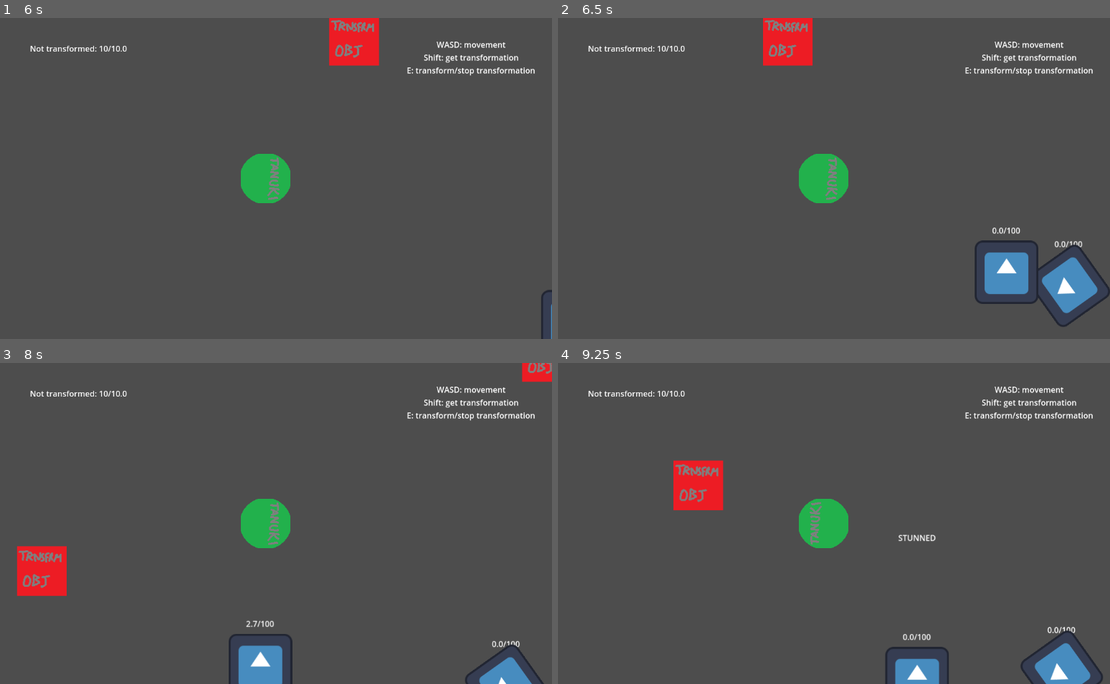
Above: before the commit, frames 1-4 (two rows, left to right).
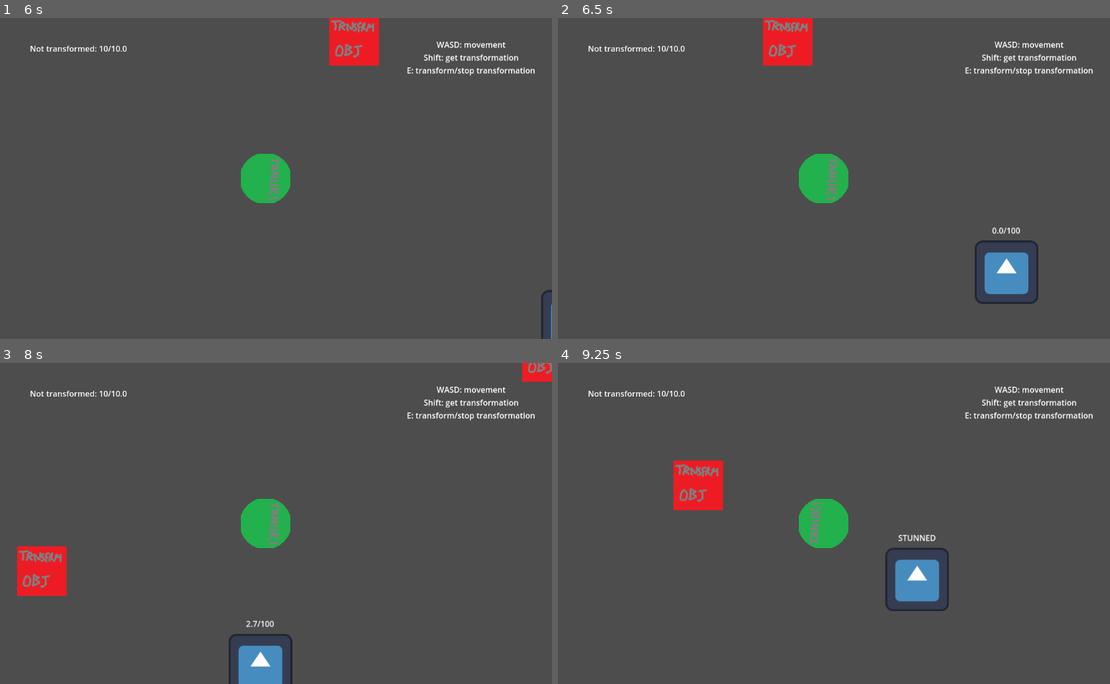
Above: after the commit, the same moments.

Repository: FinalExa/Tanuki
Game: Godot game, scene res://_Scenes/TestLevel.tscn
Two runs of this game, one before a commit and one after it. Both use one fixed random seed, a clock stepped at 60 frames per second and the inputs below. This scene is started directly instead of the project's main scene. The engine's default icon, where the game draws it, is replaced by a stand-in: a white triangle on a blue panel in a dark square.
Inputs (mouse positions are in pixels of both pictures, inside the frame that each line leads up to):
- Up to frame 1 (6 s): tap Enter at 0.5, 5.75 s; move the mouse to (391, 162) at 0.52 s; hold D (right) 0.53-1.28 s; click (391, 162) at 0.6 s; move the mouse to (149, 194) at 1.27 s; hold S (down) 1.28-2.03 s; tap Shift (interact) at 1.35, 3.6, 5.85 s; tap Space at 2 s; move the mouse to (320, 107) at 2.02 s; hold D (right) 2.03-2.78 s; tap E (transformation) at 2.1, 4.35 s; move the mouse to (237, 242) at 2.77 s; hold W (up) 2.78-3.53 s; click (237, 242) at 2.85 s; move the mouse to (436, 226) at 3.52 s; hold A (left) 3.53-5.03 s; move the mouse to (93, 130) at 4.27 s; move the mouse to (292, 178) at 5.02 s; hold S (down) 5.03-5.78 s; click (292, 178) at 5.1 s; move the mouse to (182, 98) at 5.77 s; hold D (right) from 5.78 s (still down)
- Up to frame 2 (6.5 s): keep holding D (right)
- Up to frame 3 (8 s): move the mouse to (391, 507) at 6.52 s; release D (right) at 6.53 s; hold W (up) 6.53-7.28 s; tap E (transformation) at 6.6 s; move the mouse to (149, 539) at 7.27 s; hold D (right) from 7.28 s (still down); click (149, 539) at 7.35 s
- Up to frame 4 (9.25 s): move the mouse to (878, 452) at 8.02 s; release D (right) at 8.03 s; hold S (down) 8.03-8.78 s; tap Shift (interact) at 8.1 s; move the mouse to (795, 587) at 8.77 s; hold A (left) from 8.78 s (still down); tap E (transformation) at 8.85 s

Frame 1 is identical in both runs. In frame 2, 1.4% of the frame differs, in the area x 87-100%, y 69-97%; in frame 3, 0.7%; in frame 4, 3.3%, in the area x 59-99%, y 57-100%.

Commit message:
Guard fix and map fix
- Now guards will follow the path correctly (it was the Navmesh pivot, remember to set it always to 0 ; 0);
- Polygons of the map have been improved.

Diff:
--- a/PlayerCharacter/PlayerCharacter.tscn
+++ b/PlayerCharacter/PlayerCharacter.tscn
@@ -6,7 +6,7 @@
 [ext_resource type="PackedScene" uid="uid://cek5x81rd0yiw" path="res://UI/ui.tscn" id="2_d3p1y"]
 [ext_resource type="Texture2D" uid="uid://dyiale1jrkaxh" path="res://PlayerCharacter/Sprites/PlayerSprite.png" id="2_qjwsv"]
 [ext_resource type="Script" path="res://PlayerCharacter/Scripts/TransformationChange.gd" id="3_bjmh7"]
-[ext_resource type="PackedScene" uid="uid://bqguar4cro7y5" path="res://PlayerCharacter/Tail.tscn" id="6_gubbw"]
+[ext_resource type="PackedScene" uid="uid://bqguar4cro7y5" path="res://PlayerCharacter/tail.tscn" id="6_gubbw"]
 [ext_resource type="Script" path="res://PlayerCharacter/Scripts/PlayerAttack.gd" id="8_eoajp"]
 [ext_resource type="Script" path="res://PlayerCharacter/Scripts/AttackHitbox.gd" id="9_xmiyi"]
 
--- a/_Scenes/TestLevel.tscn
+++ b/_Scenes/TestLevel.tscn
@@ -6,14 +6,13 @@
 [ext_resource type="PackedScene" uid="uid://b5orbkqm40yjl" path="res://Level/Detection/local_allowed_items.tscn" id="4_xdw7q"]
 
 [sub_resource type="NavigationPolygon" id="NavigationPolygon_8ts56"]
-vertices = PackedVector2Array(-272, -848, -272.454, -464, -400, -592, -400, -720, 368, 944, 368, 1328, 240, 1200, 240, 1072, -16, 1328, 112, 1200, -272, 944, -272, 1328, -400, 1200, -400, 1072, -656, 1328, -528, 1200, -655.54, 944, -528, 1072, -656, -848, -528, -720, -656, -464, -528, -592, 368, -848, 368, -464, 240, -592, 240, -720, -16, -848, 112, -720, -16, -464, 112, -592, -17.6563, 944, 112, 1072, 176, 432, 176, 48, 816, 368.557, 816, 944, 816, 112, 1072, 112, 1072, 368, 816, -464, -1232, 944, -1232, 368, -1488, 368, -1488, 112, -1232, 112, -1232, -464, -592, 48, -592, 432)
-polygons = Array[PackedInt32Array]([PackedInt32Array(0, 1, 2, 3), PackedInt32Array(4, 5, 6, 7), PackedInt32Array(6, 5, 8, 9), PackedInt32Array(10, 11, 12, 13), PackedInt32Array(12, 11, 14, 15), PackedInt32Array(15, 14, 16, 17), PackedInt32Array(18, 0, 3, 19), PackedInt32Array(20, 18, 19, 21), PackedInt32Array(22, 23, 24, 25), PackedInt32Array(26, 22, 25, 27), PackedInt32Array(28, 26, 27, 29), PackedInt32Array(9, 8, 30, 31), PackedInt32Array(32, 33, 34, 35, 4), PackedInt32Array(36, 37, 38, 34), PackedInt32Array(36, 34, 33), PackedInt32Array(39, 36, 33, 23), PackedInt32Array(16, 40, 41), PackedInt32Array(41, 42, 43, 44), PackedInt32Array(16, 44, 45, 20, 46, 47), PackedInt32Array(24, 23, 33, 46, 28), PackedInt32Array(47, 32, 4, 7, 30), PackedInt32Array(10, 13, 17, 16, 47), PackedInt32Array(20, 21, 2, 1, 46), PackedInt32Array(16, 41, 44), PackedInt32Array(28, 29, 24), PackedInt32Array(1, 28, 46), PackedInt32Array(30, 10, 47), PackedInt32Array(30, 7, 31)])
-outlines = Array[PackedVector2Array]([PackedVector2Array(816, -464, 368, -464, 368, -848, -16, -848, -16, -464, -272.454, -464, -272, -848, -656, -848, -656, -464, -1232, -464, -1232, 112, -1488, 112, -1488, 368, -1232, 368, -1232, 944, -655.54, 944, -656, 1328, -272, 1328, -272, 944, -17.6563, 944, -16, 1328, 368, 1328, 368, 944, 816, 944, 816, 368.557, 1072, 368, 1072, 112, 816, 112), PackedVector2Array(-592, 48, -592, 432, 176, 432, 176, 48), PackedVector2Array(-528, -720, -400, -720, -400, -592, -528, -592), PackedVector2Array(112, -720, 112, -592, 240, -592, 240, -720), PackedVector2Array(112, 1072, 240, 1072, 240, 1200, 112, 1200), PackedVector2Array(-528, 1072, -400, 1072, -400, 1200, -528, 1200)])
+vertices = PackedVector2Array(1792, -320, 1792, 1088, 1342.69, 1088, 1152, 576, 1152, 192, 1344, -320, 1344, 1472, 1216, 1344, 1216, 1216, 960, 1472, 1088, 1344, 960, 1088, 1088, 1216, 576, 1344, 704, 1472, 320, 1472, 448, 1344, 448, 1216, 320, 1088, 384, 576, 576, -448, 704, -704, 704, -320, 384, 192, 576, -576, 320, -704, 448, -576, 320, -320, 448, -448, 1344, -704, 1216, -448, 1216, -576, 960, -704, 1088, -576, 962.116, -320, 1088, -448, 704.407, 1088, 576, 1216, -256, 1088, -256, -320)
+polygons = Array[PackedInt32Array]([PackedInt32Array(0, 1, 2, 3, 4, 5), PackedInt32Array(2, 6, 7, 8), PackedInt32Array(7, 6, 9, 10), PackedInt32Array(10, 9, 11, 12), PackedInt32Array(13, 14, 15, 16), PackedInt32Array(17, 16, 15, 18, 19), PackedInt32Array(20, 21, 22, 23), PackedInt32Array(21, 20, 24), PackedInt32Array(25, 21, 24, 26), PackedInt32Array(27, 25, 26, 28, 23), PackedInt32Array(29, 5, 30, 31), PackedInt32Array(32, 29, 31, 33), PackedInt32Array(34, 32, 33, 35), PackedInt32Array(36, 14, 13, 37), PackedInt32Array(18, 38, 39, 27, 23, 19), PackedInt32Array(19, 3, 2, 8, 11), PackedInt32Array(30, 5, 4, 23, 34), PackedInt32Array(34, 35, 30), PackedInt32Array(22, 34, 23), PackedInt32Array(28, 20, 23), PackedInt32Array(37, 17, 19, 36), PackedInt32Array(11, 36, 19), PackedInt32Array(11, 8, 12)])
+outlines = Array[PackedVector2Array]([PackedVector2Array(1792, -320, 1344, -320, 1344, -704, 960, -704, 962.116, -320, 704, -320, 704, -704, 320, -704, 320, -320, -256, -320, -256, 1088, 320, 1088, 320, 1472, 704, 1472, 704.407, 1088, 960, 1088, 960, 1472, 1344, 1472, 1342.69, 1088, 1792, 1088), PackedVector2Array(448, -448, 576, -448, 576, -576, 448, -576), PackedVector2Array(1088, -448, 1216, -448, 1216, -576, 1088, -576), PackedVector2Array(1216, 1216, 1216, 1344, 1088, 1344, 1088, 1216), PackedVector2Array(448, 1216, 448, 1344, 576, 1344, 576, 1216), PackedVector2Array(384, 192, 384, 576, 1152, 576, 1152, 192)])
 
 [node name="TestLevel" type="Node2D"]
 
 [node name="NavigationRegion2D" type="NavigationRegion2D" parent="."]
-position = Vector2(976, 144)
 navigation_polygon = SubResource("NavigationPolygon_8ts56")
 
 [node name="Walls" type="Node2D" parent="."]
@@ -26,8 +25,6 @@
 scale = Vector2(0.988281, 1.00781)
 polygon = PackedVector2Array(558.017, 289.809, 558.017, -91.214, -219.089, -91.214, -219.089, 289.809)
 
-[node name="NavigationObstacle2D" type="NavigationObstacle2D" parent="Walls/StaticBody2D"]
-
 [node name="StaticBody2D6" type="StaticBody2D" parent="Walls"]
 position = Vector2(604, 285)
 
@@ -35,8 +32,6 @@
 position = Vector2(508, -781)
 scale = Vector2(0.102031, 0.192507)
 polygon = PackedVector2Array(1019.3, 249.342, 1019.3, -415.57, -235.223, -415.57, -235.223, 249.342)
-
-[node name="NavigationObstacle2D" type="NavigationObstacle2D" parent="Walls/StaticBody2D6"]
 
 [node name="StaticBody2D14" type="StaticBody2D" parent="Walls"]
 position = Vector2(-880, 984)
@@ -44,9 +39,23 @@
 [node name="CollisionShape2D3" type="CollisionPolygon2D" parent="Walls/StaticBody2D14"]
 position = Vector2(508, -781)
 scale = Vector2(0.102031, 0.192507)
-polygon = PackedVector2Array(1136.91, 275.315, 1136.91, -2716.78, -1999.39, 275.315, -1999.39, 1605.14, 1136.91, 4597.24, 1136.91, 1605.14, -1372.13, 1605.14, -1372.13, 275.315)
-
-[node name="NavigationObstacle2D" type="NavigationObstacle2D" parent="Walls/StaticBody2D14"]
+polygon = PackedVector2Array(-1999.39, 275.315, -1999.39, 1605.14, -1372.13, 1605.14, -1372.13, 275.315)
+
+[node name="StaticBody2D19" type="StaticBody2D" parent="Walls"]
+position = Vector2(-880, 984)
+
+[node name="CollisionShape2D3" type="CollisionPolygon2D" parent="Walls/StaticBody2D19"]
+position = Vector2(508, -781)
+scale = Vector2(0.102031, 0.192507)
+polygon = PackedVector2Array(1136.91, 275.315, 1136.91, -2716.78, -1999.39, 275.315)
+
+[node name="StaticBody2D20" type="StaticBody2D" parent="Walls"]
+position = Vector2(-880, 984)
+
+[node name="CollisionShape2D3" type="CollisionPolygon2D" parent="Walls/StaticBody2D20"]
+position = Vector2(508, -781)
+scale = Vector2(0.102031, 0.192507)
+polygon = PackedVector2Array(-1999.39, 1605.14, 1136.91, 4597.24, 1136.91, 1605.14)
 
 [node name="StaticBody2D13" type="StaticBody2D" parent="Walls"]
 position = Vector2(1312, 984)
@@ -54,9 +63,23 @@
 [node name="CollisionShape2D3" type="CollisionPolygon2D" parent="Walls/StaticBody2D13"]
 position = Vector2(508, -781)
 scale = Vector2(0.102031, 0.192507)
-polygon = PackedVector2Array(-274.426, 4597.24, 2861.88, 1605.14, 2861.88, 275.315, -274.426, -2716.78, -274.426, 275.315, 2234.62, 275.315, 2234.62, 1605.14, -274.426, 1605.14)
-
-[node name="NavigationObstacle2D" type="NavigationObstacle2D" parent="Walls/StaticBody2D13"]
+polygon = PackedVector2Array(2861.88, 1605.14, 2861.88, 275.315, 2234.62, 275.315, 2234.62, 1605.14)
+
+[node name="StaticBody2D17" type="StaticBody2D" parent="Walls"]
+position = Vector2(1312, 984)
+
+[node name="CollisionShape2D3" type="CollisionPolygon2D" parent="Walls/StaticBody2D17"]
+position = Vector2(508, -781)
+scale = Vector2(0.102031, 0.192507)
+polygon = PackedVector2Array(-274.426, 4597.24, 2861.88, 1605.14, -274.426, 1605.14)
+
+[node name="StaticBody2D18" type="StaticBody2D" parent="Walls"]
+position = Vector2(1312, 984)
+
+[node name="CollisionShape2D3" type="CollisionPolygon2D" parent="Walls/StaticBody2D18"]
+position = Vector2(508, -781)
+scale = Vector2(0.102031, 0.192507)
+polygon = PackedVector2Array(2861.88, 275.315, -274.426, -2716.78, -274.426, 275.315)
 
 [node name="StaticBody2D7" type="StaticBody2D" parent="Walls"]
 position = Vector2(604, 285)
@@ -64,9 +87,15 @@
 [node name="CollisionShape2D3" type="CollisionPolygon2D" parent="Walls/StaticBody2D7"]
 position = Vector2(140, -773)
 scale = Vector2(0.102031, 0.192507)
-polygon = PackedVector2Array(2117, 872.695, 2117, -1122.04, 5880.57, -1122.04, 5880.57, -1454.49, -4155.6, -1454.49, -4155.6, -1122.04, -392.038, -1122.04, -392.038, 872.695)
-
-[node name="NavigationObstacle2D" type="NavigationObstacle2D" parent="Walls/StaticBody2D7"]
+polygon = PackedVector2Array(2117, 872.695, 2117, -1122.04, -392.038, -1122.04, -392.038, 872.695)
+
+[node name="StaticBody2D16" type="StaticBody2D" parent="Walls"]
+position = Vector2(604, -96)
+
+[node name="CollisionShape2D3" type="CollisionPolygon2D" parent="Walls/StaticBody2D16"]
+position = Vector2(140, -773)
+scale = Vector2(0.102031, 0.192507)
+polygon = PackedVector2Array(5880.57, 857.112, 5880.57, 192.201, -4155.6, 192.201, -4155.6, 857.112)
 
 [node name="StaticBody2D12" type="StaticBody2D" parent="Walls"]
 position = Vector2(600, 2080)
@@ -74,9 +103,15 @@
 [node name="CollisionShape2D3" type="CollisionPolygon2D" parent="Walls/StaticBody2D12"]
 position = Vector2(140, -773)
 scale = Vector2(0.102031, 0.192507)
-polygon = PackedVector2Array(2156.21, -1137.62, 2156.21, 857.111, 5919.77, 857.111, 5919.77, 1189.57, -4116.4, 1189.57, -4116.4, 857.111, -352.834, 857.111, -352.834, -1137.62)
-
-[node name="NavigationObstacle2D" type="NavigationObstacle2D" parent="Walls/StaticBody2D12"]
+polygon = PackedVector2Array(2156.21, -1137.62, 2156.21, 857.111, -352.834, 857.111, -352.834, -1137.62)
+
+[node name="StaticBody2D15" type="StaticBody2D" parent="Walls"]
+position = Vector2(600, 2464)
+
+[node name="CollisionShape2D3" type="CollisionPolygon2D" parent="Walls/StaticBody2D15"]
+position = Vector2(140, -773)
+scale = Vector2(0.102031, 0.192507)
+polygon = PackedVector2Array(5919.77, -1137.62, 5919.77, -472.711, -4116.4, -472.711, -4116.4, -1137.62)
 
 [node name="StaticBody2D8" type="StaticBody2D" parent="Walls"]
 position = Vector2(604, 285)
@@ -85,8 +120,6 @@
 position = Vector2(140, -773)
 scale = Vector2(0.102031, 0.192507)
 polygon = PackedVector2Array(-4155.6, -1122.04, -4155.6, 872.695, -9800.94, 872.695)
-
-[node name="NavigationObstacle2D" type="NavigationObstacle2D" parent="Walls/StaticBody2D8"]
 
 [node name="StaticBody2D9" type="StaticBody2D" parent="Walls"]
 position = Vector2(2208, 285)
@@ -96,8 +129,6 @@
 scale = Vector2(0.102031, 0.192507)
 polygon = PackedVector2Array(-9840.15, -1122.04, -5449.32, 872.695, -9840.15, 872.695)
 
-[node name="NavigationObstacle2D" type="NavigationObstacle2D" parent="Walls/StaticBody2D9"]
-
 [node name="StaticBody2D10" type="StaticBody2D" parent="Walls"]
 position = Vector2(2208, 2080)
 
@@ -106,8 +137,6 @@
 scale = Vector2(0.102031, 0.192507)
 polygon = PackedVector2Array(-9840.15, -1137.62, -5449.32, -1137.62, -9840.15, 857.111)
 
-[node name="NavigationObstacle2D" type="NavigationObstacle2D" parent="Walls/StaticBody2D10"]
-
 [node name="StaticBody2D11" type="StaticBody2D" parent="Walls"]
 position = Vector2(736, 2080)
 
@@ -116,8 +145,6 @@
 scale = Vector2(0.102031, 0.192507)
 polygon = PackedVector2Array(-11094.7, -1137.62, -5449.32, -1137.62, -5449.32, 857.111)
 
-[node name="NavigationObstacle2D" type="NavigationObstacle2D" parent="Walls/StaticBody2D11"]
-
 [node name="StaticBody2D5" type="StaticBody2D" parent="Walls"]
 position = Vector2(604, 285)
 
@@ -126,8 +153,6 @@
 scale = Vector2(0.102031, 0.192507)
 polygon = PackedVector2Array(1019.3, 249.342, 1019.3, -415.57, -235.222, -415.57, -235.222, 249.342)
 
-[node name="NavigationObstacle2D" type="NavigationObstacle2D" parent="Walls/StaticBody2D5"]
-
 [node name="StaticBody2D4" type="StaticBody2D" parent="Walls"]
 position = Vector2(600, 280)
 
@@ -136,8 +161,6 @@
 scale = Vector2(0.102031, 0.192507)
 polygon = PackedVector2Array(1038.9, 275.315, 1038.9, -389.596, -215.621, -389.596, -215.621, 275.315)
 
-[node name="NavigationObstacle2D" type="NavigationObstacle2D" parent="Walls/StaticBody2D4"]
-
 [node name="StaticBody2D3" type="StaticBody2D" parent="Walls"]
 position = Vector2(604, 285)
 
@@ -145,8 +168,6 @@
 position = Vector2(-132, -781)
 scale = Vector2(0.102031, 0.192507)
 polygon = PackedVector2Array(1019.3, 249.342, 1019.3, -415.57, -235.222, -415.57, -235.222, 249.342)
-
-[node name="NavigationObstacle2D" type="NavigationObstacle2D" parent="Walls/StaticBody2D3"]
 
 [node name="PlayerCharacter" parent="." instance=ExtResource("1_nvxq0")]
 position = Vector2(-392, 384)
